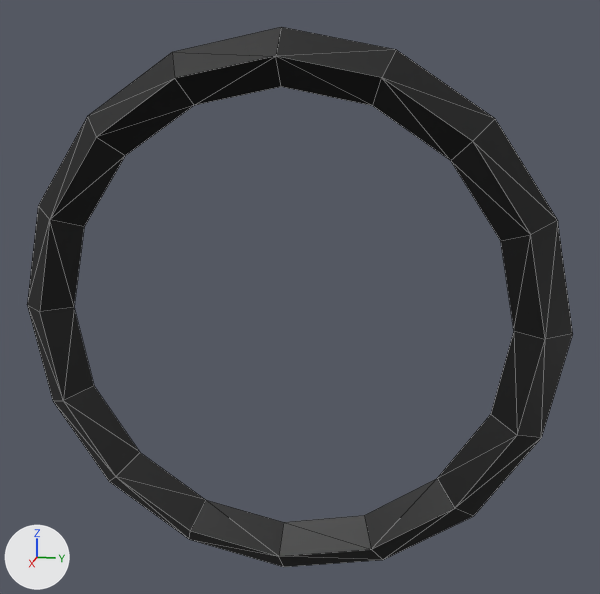
The OBJ model src/models/menu/players_1.obj: old version first, new version second.
One viewpoint serves both versions: a camera (50 mm lens) standing at (34.14, -28.57, 39.63) and looking at (7.77, -33.85, 33.03). Lighting does not change. The marker at lower left points along +X, +Y and +Z. Mesh edges are drawn as thin lines. Where no turn or scale is listed for an object, it has been applied to the vertices.

The scene before the commit, as lines of its bpy script (objects in view):
```python
me_players_1 = bpy.data.meshes.new('players_1')
me_players_1.from_pydata(...)  # 48 vertices, 64 faces; spans x 7.7..8.5, y -43.8..-25.1, z 22.9..41.6
me_players_1.materials.append(mat_material)  # picture img_menu_rgb_bmp
ob_players_1 = bpy.data.objects.new('players_1', me_players_1)
ob_players_1.location = (0.0, 0.0, 0.0)
```
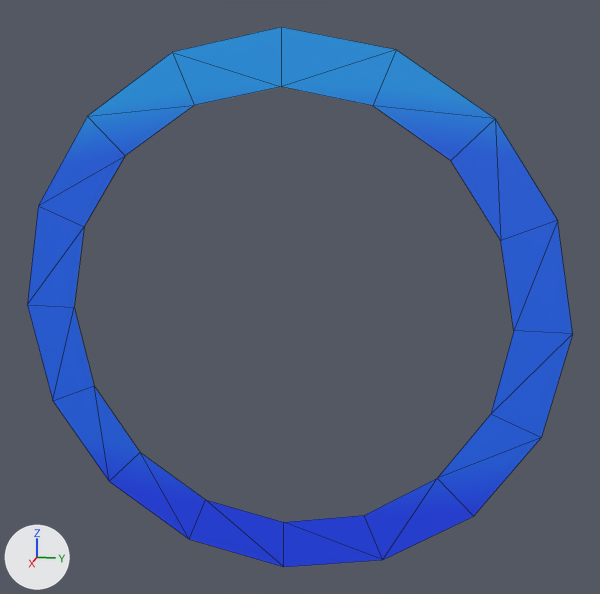
The newer file is also turned or shifted as a whole; pictures and numbers use the older file's frame.

Patch to the scene script:
```diff
--- a/src/models/menu/players_1.obj.py
+++ b/src/models/menu/players_1.obj.py
@@ me_players_1 @@
 # used by ob_players_1; location = (0.0, 0.0, 0.0)
-me_players_1.from_pydata(...)  # 48 vertices, 64 faces; spans x 7.7..8.5, y -43.8..-25.1, z 22.9..41.6
+me_players_1.from_pydata(...)  # 32 vertices, 32 faces; spans x 7.7, y -43.8..-25.1, z 22.9..41.6
+# me_players_1 part 1
+# 16 vertices are removed from x 8.5, y -42.9..-26.0, z 23.8..40.7
+# 64 faces are deleted
+# 32 new faces join them
 me_players_1.materials.append(mat_material)
```

Location of each change, [x1, y1, x2, y2] in pixels of the pictures (600 x 594 px):
part 1 of me_players_1, cut back: [27, 27, 573, 567] in both
